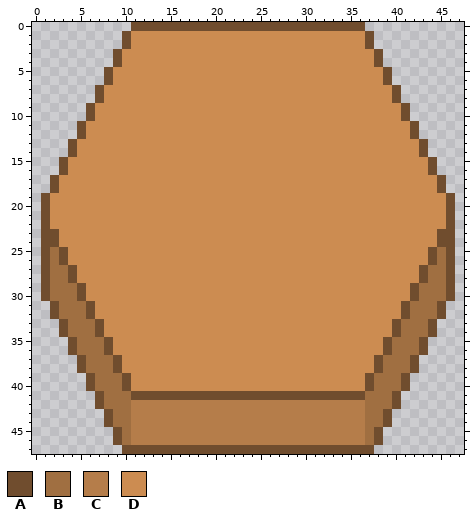
Pixel-art sprite: android/assets/sprites/bronzehex.png. The first picture shows the starting point.
The file is 48x48 pixels. Pixels under 10% opacity are left out.
Palette (. is transparent): A #704d2e  B #a06f41  C #b57d4a  D #cc8c51
Pixels before, first column x 1:
 0 ..........AAAAAAAAAAAAAAAAAAAAAAAAAA..........
 1 .........ADDDDDDDDDDDDDDDDDDDDDDDDDDA.........
 2 .........ADDDDDDDDDDDDDDDDDDDDDDDDDDA.........
 3 ........ADDDDDDDDDDDDDDDDDDDDDDDDDDDDA........
 4 ........ADDDDDDDDDDDDDDDDDDDDDDDDDDDDA........
 5 .......ADDDDDDDDDDDDDDDDDDDDDDDDDDDDDDA.......
 6 .......ADDDDDDDDDDDDDDDDDDDDDDDDDDDDDDA.......
 7 ......ADDDDDDDDDDDDDDDDDDDDDDDDDDDDDDDDA......
 8 ......ADDDDDDDDDDDDDDDDDDDDDDDDDDDDDDDDA......
 9 .....ADDDDDDDDDDDDDDDDDDDDDDDDDDDDDDDDDDA.....
10 .....ADDDDDDDDDDDDDDDDDDDDDDDDDDDDDDDDDDA.....
11 ....ADDDDDDDDDDDDDDDDDDDDDDDDDDDDDDDDDDDDA....
12 ....ADDDDDDDDDDDDDDDDDDDDDDDDDDDDDDDDDDDDA....
13 ...ADDDDDDDDDDDDDDDDDDDDDDDDDDDDDDDDDDDDDDA...
14 ...ADDDDDDDDDDDDDDDDDDDDDDDDDDDDDDDDDDDDDDA...
15 ..ADDDDDDDDDDDDDDDDDDDDDDDDDDDDDDDDDDDDDDDDA..
16 ..ADDDDDDDDDDDDDDDDDDDDDDDDDDDDDDDDDDDDDDDDA..
17 .ADDDDDDDDDDDDDDDDDDDDDDDDDDDDDDDDDDDDDDDDDDA.
18 .ADDDDDDDDDDDDDDDDDDDDDDDDDDDDDDDDDDDDDDDDDDA.
19 ADDDDDDDDDDDDDDDDDDDDDDDDDDDDDDDDDDDDDDDDDDDDA
20 ADDDDDDDDDDDDDDDDDDDDDDDDDDDDDDDDDDDDDDDDDDDDA
21 ADDDDDDDDDDDDDDDDDDDDDDDDDDDDDDDDDDDDDDDDDDDDA
22 ADDDDDDDDDDDDDDDDDDDDDDDDDDDDDDDDDDDDDDDDDDDDA
23 AADDDDDDDDDDDDDDDDDDDDDDDDDDDDDDDDDDDDDDDDDDAA
24 AADDDDDDDDDDDDDDDDDDDDDDDDDDDDDDDDDDDDDDDDDDAA
25 ABADDDDDDDDDDDDDDDDDDDDDDDDDDDDDDDDDDDDDDDDABA
26 ABADDDDDDDDDDDDDDDDDDDDDDDDDDDDDDDDDDDDDDDDABA
27 ABBADDDDDDDDDDDDDDDDDDDDDDDDDDDDDDDDDDDDDDABBA
28 ABBADDDDDDDDDDDDDDDDDDDDDDDDDDDDDDDDDDDDDDABBA
29 ABBBADDDDDDDDDDDDDDDDDDDDDDDDDDDDDDDDDDDDABBBA
30 ABBBADDDDDDDDDDDDDDDDDDDDDDDDDDDDDDDDDDDDABBBA
31 .ABBBADDDDDDDDDDDDDDDDDDDDDDDDDDDDDDDDDDABBBA.
32 .ABBBADDDDDDDDDDDDDDDDDDDDDDDDDDDDDDDDDDABBBA.
33 ..ABBBADDDDDDDDDDDDDDDDDDDDDDDDDDDDDDDDABBBA..
34 ..ABBBADDDDDDDDDDDDDDDDDDDDDDDDDDDDDDDDABBBA..
35 ...ABBBADDDDDDDDDDDDDDDDDDDDDDDDDDDDDDABBBA...
36 ...ABBBADDDDDDDDDDDDDDDDDDDDDDDDDDDDDDABBBA...
37 ....ABBBADDDDDDDDDDDDDDDDDDDDDDDDDDDDABBBA....
38 ....ABBBADDDDDDDDDDDDDDDDDDDDDDDDDDDDABBBA....
39 .....ABBBADDDDDDDDDDDDDDDDDDDDDDDDDDABBBA.....
40 .....ABBBADDDDDDDDDDDDDDDDDDDDDDDDDDABBBA.....
41 ......ABBBAAAAAAAAAAAAAAAAAAAAAAAAAABBBA......
42 ......ABBBCCCCCCCCCCCCCCCCCCCCCCCCCCBBBA......
43 .......ABBCCCCCCCCCCCCCCCCCCCCCCCCCCBBA.......
44 .......ABBCCCCCCCCCCCCCCCCCCCCCCCCCCBBA.......
45 ........ABCCCCCCCCCCCCCCCCCCCCCCCCCCBA........
46 ........ABCCCCCCCCCCCCCCCCCCCCCCCCCCBA........
47 .........AAAAAAAAAAAAAAAAAAAAAAAAAAAA.........
The same view after the edit:
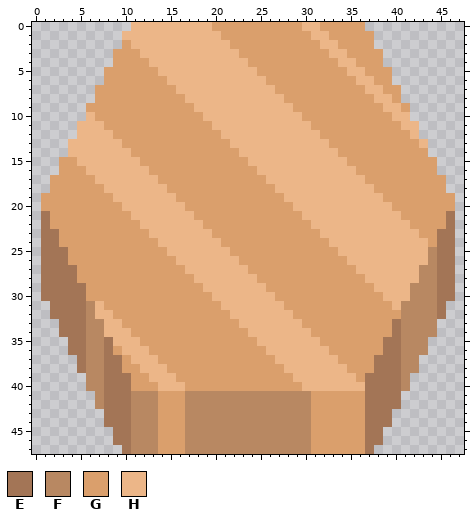
Colours new in this view: E #a37556  F #b88862  G #da9f6c  H #ecb688
The edit:
Changed rows in their new state; - is an unchanged pixel.
first column x 1:
 0 ----------HHHHHHHHHGGGGGGGGGGHHGGGGG----------
 1 ---------HHHHHHHHHHHGGGGGGGGGGHHGGGGG---------
 2 ---------GHHHHHHHHHHHGGGGGGGGGGHHGGGG---------
 3 --------GGGHHHHHHHHHHHGGGGGGGGGGHHGGGG--------
 4 --------GGGGHHHHHHHHHHHGGGGGGGGGGHHGGG--------
 5 -------GGGGGGHHHHHHHHHHHGGGGGGGGGGHHGGG-------
 6 -------GGGGGGGHHHHHHHHHHHGGGGGGGGGGHHGG-------
 7 ------GGGGGGGGGHHHHHHHHHHHGGGGGGGGGGHHGG------
 8 ------GGGGGGGGGGHHHHHHHHHHHGGGGGGGGGGHHG------
 9 -----GGGGGGGGGGGGHHHHHHHHHHHGGGGGGGGGGHHG-----
10 -----HGGGGGGGGGGGGHHHHHHHHHHHGGGGGGGGGGHH-----
11 ----HHHGGGGGGGGGGGGHHHHHHHHHHHGGGGGGGGGGHH----
12 ----HHHHGGGGGGGGGGGGHHHHHHHHHHHGGGGGGGGGGH----
13 ---HHHHHHGGGGGGGGGGGGHHHHHHHHHHHGGGGGGGGGGH---
14 ---HHHHHHHGGGGGGGGGGGGHHHHHHHHHHHGGGGGGGGGG---
15 --GGHHHHHHHGGGGGGGGGGGGHHHHHHHHHHHGGGGGGGGGG--
16 --GGGHHHHHHHGGGGGGGGGGGGHHHHHHHHHHHGGGGGGGGG--
17 -GGGGGHHHHHHHGGGGGGGGGGGGHHHHHHHHHHHGGGGGGGGG-
18 -GGGGGGHHHHHHHGGGGGGGGGGGGHHHHHHHHHHHGGGGGGGG-
19 GGGGGGGGHHHHHHHGGGGGGGGGGGGHHHHHHHHHHHGGGGGGGG
20 GGGGGGGGGHHHHHHHGGGGGGGGGGGGHHHHHHHHHHHGGGGGGG
21 EGGGGGGGGGHHHHHHHGGGGGGGGGGGGHHHHHHHHHHHGGGGGE
22 EGGGGGGGGGGHHHHHHHGGGGGGGGGGGGHHHHHHHHHHHGGGGE
23 EEGGGGGGGGGGHHHHHHHGGGGGGGGGGGGHHHHHHHHHHHGGEE
24 EEGGGGGGGGGGGHHHHHHHGGGGGGGGGGGGHHHHHHHHHHHGEE
25 EEEGGGGGGGGGGGHHHHHHHGGGGGGGGGGGGHHHHHHHHHHFEE
26 EEEGGGGGGGGGGGGHHHHHHHGGGGGGGGGGGGHHHHHHHHHFEE
27 EEEEGGGGGGGGGGGGHHHHHHHGGGGGGGGGGGGHHHHHHHFFEE
28 EEEEGGGGGGGGGGGGGHHHHHHHGGGGGGGGGGGGHHHHHHFFEE
29 EEEEEGGGGGGGGGGGGGHHHHHHHGGGGGGGGGGGGHHHHFFFEE
30 EEEEEGGGGGGGGGGGGGGHHHHHHHGGGGGGGGGGGGHHHFFFEE
31 -EEEEFHGGGGGGGGGGGGGHHHHHHHGGGGGGGGGGGGHFFFFE-
32 -EEEEFHHGGGGGGGGGGGGGHHHHHHHGGGGGGGGGGGGFFFFE-
33 --EEEFFHHGGGGGGGGGGGGGHHHHHHHGGGGGGGGGGEFFFF--
34 --EEEFFHHHGGGGGGGGGGGGGHHHHHHHGGGGGGGGGEFFFF--
35 ---EEFFEHHHGGGGGGGGGGGGGHHHHHHHGGGGGGGEEFFF---
36 ---EEFFEGHHHGGGGGGGGGGGGGHHHHHHHGGGGGGEEFFF---
37 ----EFFEEGHHHGGGGGGGGGGGGGHHHHHHHGGGGEEEFF----
38 ----EFFEEGGHHHGGGGGGGGGGGGGHHHHHHHGGGEEEFF----
39 -----FFEEEGGHHHGGGGGGGGGGGGGHHHHHHHGEEEEF-----
40 -----FFEEEGGGHHHGGGGGGGGGGGGGHHHHHHHEEEEF-----
41 ------FEEEFFFGGGFFFFFFFFFFFFFFGGGGGGEEEE------
42 ------FEEEFFFGGGFFFFFFFFFFFFFFGGGGGGEEEE------
43 -------EEEFFFGGGFFFFFFFFFFFFFFGGGGGGEEE-------
44 -------EEEFFFGGGFFFFFFFFFFFFFFGGGGGGEEE-------
45 --------EEFFFGGGFFFFFFFFFFFFFFGGGGGGEE--------
46 --------EEFFFGGGFFFFFFFFFFFFFFGGGGGGEE--------
47 ---------EFFFGGGFFFFFFFFFFFFFFGGGGGGE---------
